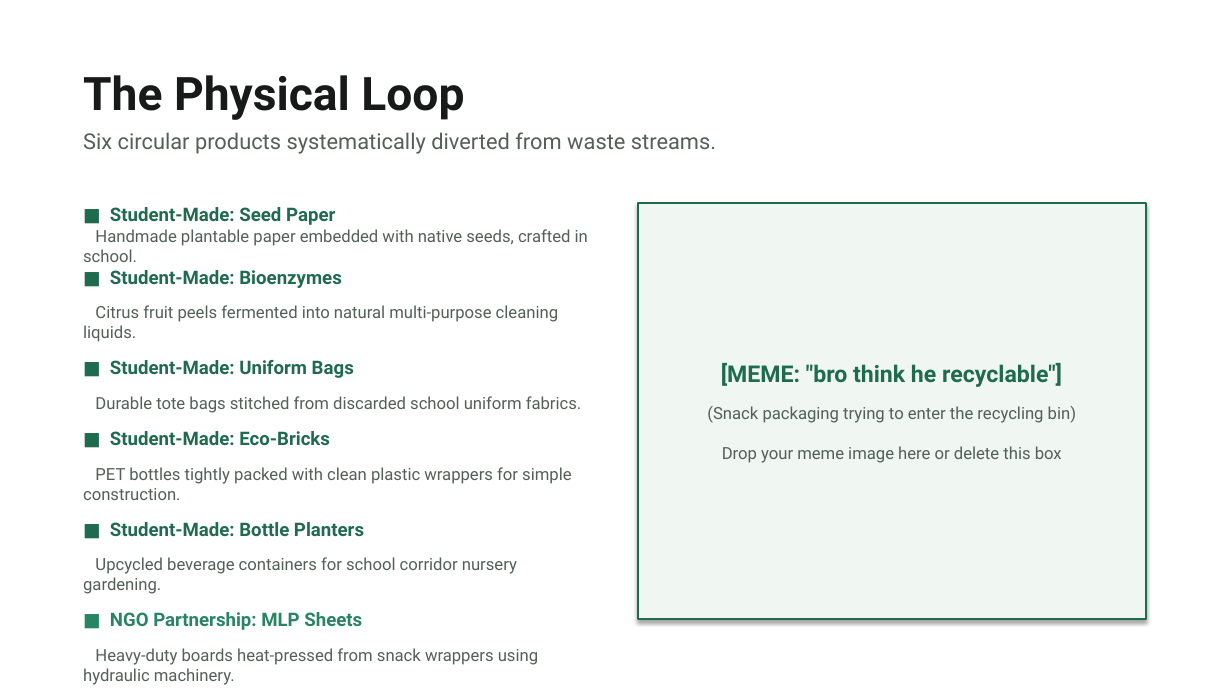
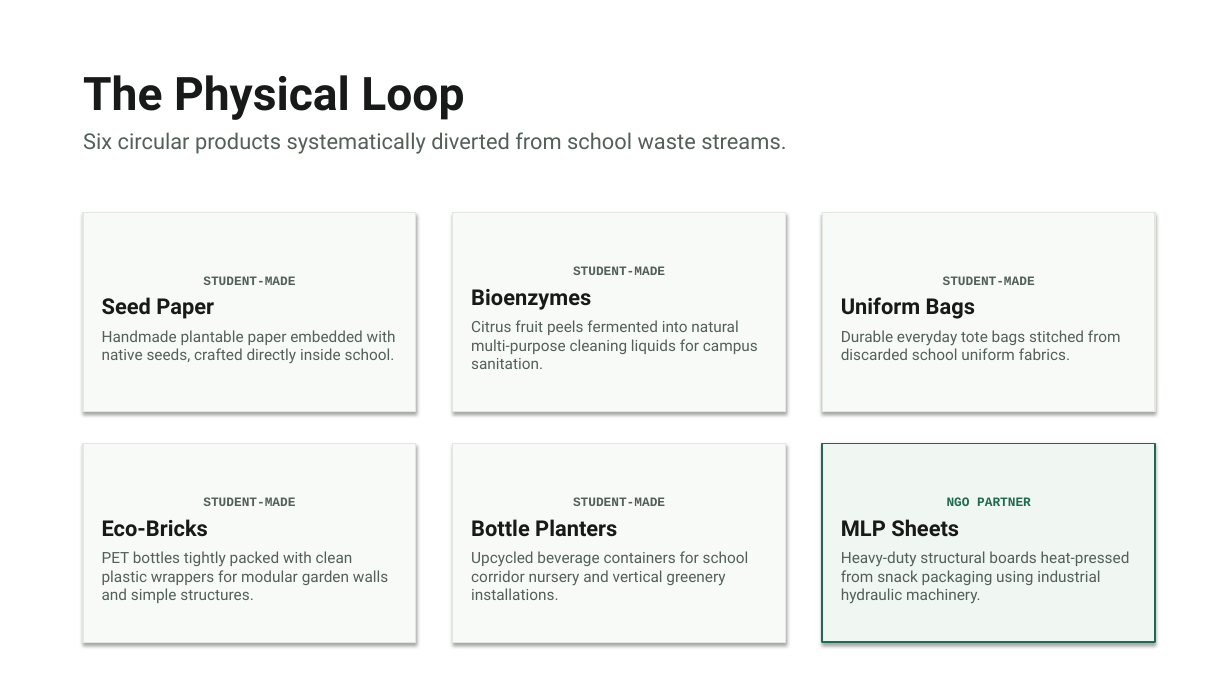
Before and after one commit to Harman209/ecoloop, a slide deck: slide 3 of docs/presentation/ecoloop-presentation.pptx. Drawn at 1232x693 pixels with LibreOffice and Linux fonts; fonts in the diff are those of the drawing. Boxes give left, top, right and bottom in pixels: in the first picture for what was removed or moved away, otherwise in the second. Text is boxed around its words. In the diff, an @@ line names an element or a change of style, - is before the commit and + after.

Commit message:
update slide 3 to 3x2 product grid and retake slide 5 live ecoloop homepage capture

```diff
--- a/docs/presentation/ecoloop-presentation.pptx
+++ b/docs/presentation/ecoloop-presentation.pptx
@@ text at (83, 132, 786, 154): text changed @@
-Six circular products systematically diverted from waste streams.
+Six circular products systematically diverted from school waste streams.
@@ rectangle removed at (638, 203, 1146, 619) @@
-[MEME: "bro think he recyclable"]
-(Snack packaging trying to enter the recycling bin)
-Drop your meme image here or delete this box
@@ rectangle "STUDENT-MADE": place and size @@
-rectangle "STUDENT-MADE" at (83, 207, 588, 685)
+rectangle "STUDENT-MADE" at (83, 213, 416, 411)
@@ rectangle "STUDENT-MADE" at (83, 213, 416, 411): vertical alignment top to middle; fill none to #F8FAF8; outline none to #E2E8E0 1 pt; shadow on @@
@@ rectangle added at (453, 213, 786, 411), fill #F8FAF8, outline #E2E8E0 1 pt, 12 pt, text #526058 @@
+STUDENT-MADE
+Bioenzymes
+Citrus fruit peels fermented into natural multi-purpose cleaning liquids for campus sanitation.
@@ rectangle added at (823, 213, 1155, 411), fill #F8FAF8, outline #E2E8E0 1 pt, 12 pt, text #526058 @@
+STUDENT-MADE
+Uniform Bags
+Durable everyday tote bags stitched from discarded school uniform fabrics.
@@ text in rectangle at (102, 276, 396, 363): text changed; size 13 to 12 pt @@
-■ Student-Made: Seed Paper
-Handmade plantable paper embedded with native seeds, crafted in school.
-■ Student-Made: Bioenzymes
-Citrus fruit peels fermented into natural multi-purpose cleaning liquids.
-■ Student-Made: Uniform Bags
-Durable tote bags stitched from discarded school uniform fabrics.
-■ Student-Made: Eco-Bricks
-PET bottles tightly packed with clean plastic wrappers for simple construction.
-■ Student-Made: Bottle Planters
-Upcycled beverage containers for school corridor nursery gardening.
-■ NGO Partnership: MLP Sheets
-Heavy-duty boards heat-pressed from snack wrappers using hydraulic machinery.
+STUDENT-MADE
+Seed Paper
+Handmade plantable paper embedded with native seeds, crafted directly inside school.
@@ rectangle added at (83, 444, 416, 642), fill #F8FAF8, outline #E2E8E0 1 pt, 12 pt, text #526058 @@
+STUDENT-MADE
+Eco-Bricks
+PET bottles tightly packed with clean plastic wrappers for modular garden walls and simple structures.
@@ rectangle added at (453, 444, 786, 642), fill #F8FAF8, outline #E2E8E0 1 pt, 12 pt, text #526058 @@
+STUDENT-MADE
+Bottle Planters
+Upcycled beverage containers for school corridor nursery and vertical greenery installations.
@@ rectangle added at (823, 444, 1155, 642), fill #F0F6F2, outline #1F6B4F 1.5 pt, 12 pt, text #526058 @@
+NGO PARTNER
+MLP Sheets
+Heavy-duty structural boards heat-pressed from snack packaging using industrial hydraulic machinery.
```
Also in this commit, not shown: 1 other slide changed, 4 other files.
